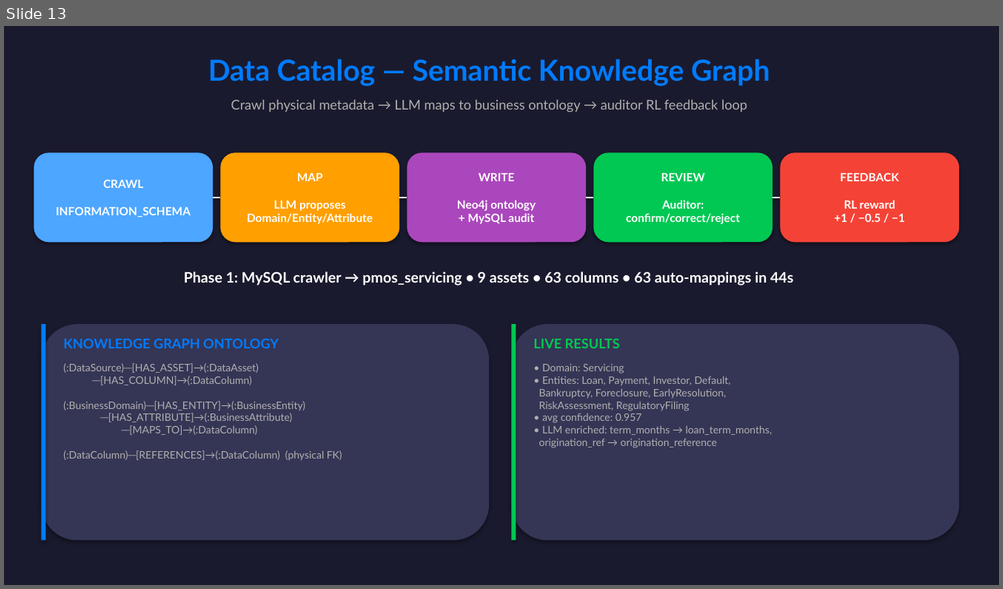
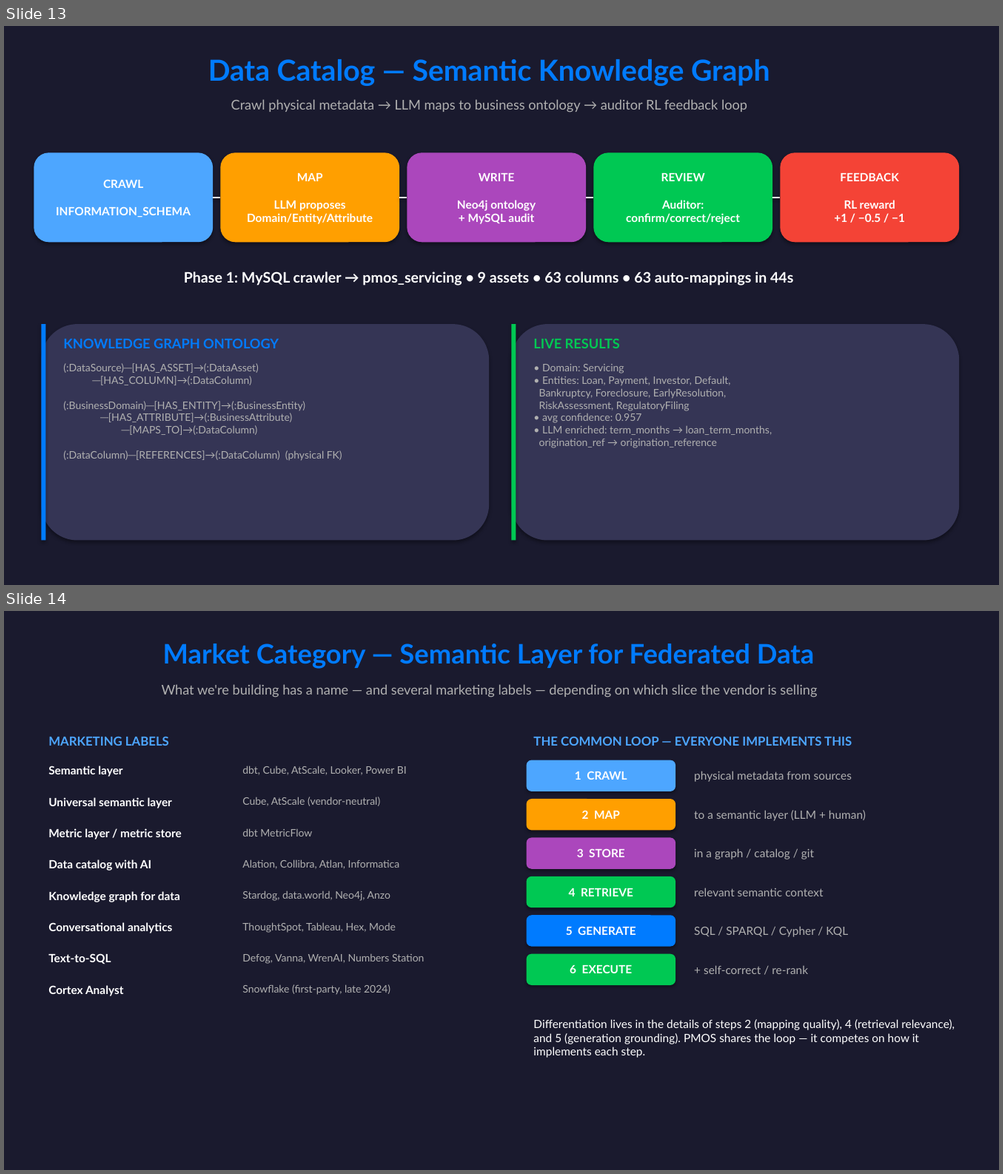
Before and after one commit to kreonakrish/pmos, a slide deck: PMOS_Architecture_Presentation.pptx. Shown one above the other, each under a label of ours: slide 13 before the commit, slides 13 and 14 after it. The pictures are 1003x589 and 1003x1174 pixels, drawn with LibreOffice and Linux fonts; fonts in the diff are those of the drawing. Boxes give left, top, right and bottom in pixels: in the first picture for what was removed or moved away, otherwise in the second. Text is boxed around its words. In the diff, an @@ line names an element or a change of style, - is before the commit and + after.

```diff
--- a/PMOS_Architecture_Presentation.pptx
+++ b/PMOS_Architecture_Presentation.pptx
@@ slide 14 added at (4,611,999,1170), background #1A1A2E @@
@@ text added at (163,644,814,669), 26 pt, text #007BFF, bold @@
+Market Category — Semantic Layer for Federated Data
@@ text added at (162,684,817,698), 13 pt, text #B0B0B0 @@
+What we're building has a name — and several marketing labels — depending on which slice the vendor is selling
@@ text added at (48,736,169,746), 12 pt, text #4DA6FF, bold @@
+MARKETING LABELS
@@ text added at (533,736,851,746), 12 pt, text #4DA6FF, bold @@
+THE COMMON LOOP — EVERYONE IMPLEMENTS THIS
@@ text added at (48,766,122,777), 11 pt, text #FFFFFF, bold @@
+Semantic layer
@@ text added at (242,766,407,775), 10 pt, text #B0B0B0 @@
+dbt, Cube, AtScale, Looker, Power BI
@@ rounded rectangle added at (526,760,675,792), fill #4DA6FF, 11 pt, text #FFFFFF, bold @@
+1 CRAWL
@@ text added at (694,771,851,782), 11 pt, text #B0B0B0 @@
+physical metadata from sources
@@ text added at (48,797,172,809), 11 pt, text #FFFFFF, bold @@
+Universal semantic layer
@@ text added at (242,797,380,806), 10 pt, text #B0B0B0 @@
+Cube, AtScale (vendor-neutral)
@@ rounded rectangle added at (526,799,675,830), fill #FF9F00, 11 pt, text #FFFFFF, bold @@
+2 MAP
@@ text added at (694,810,865,821), 11 pt, text #B0B0B0 @@
+to a semantic layer (LLM + human)
@@ text added at (48,829,182,840), 11 pt, text #FFFFFF, bold @@
+Metric layer / metric store
@@ text added at (242,829,312,837), 10 pt, text #B0B0B0 @@
+dbt MetricFlow
@@ rounded rectangle added at (526,838,675,869), fill #AB47BC, 11 pt, text #FFFFFF, bold @@
+3 STORE
@@ text added at (694,849,814,860), 11 pt, text #B0B0B0 @@
+in a graph / catalog / git
@@ text added at (48,860,151,871), 11 pt, text #FFFFFF, bold @@
+Data catalog with AI
@@ text added at (242,860,400,869), 10 pt, text #B0B0B0 @@
+Alation, Collibra, Atlan, Informatica
@@ rounded rectangle added at (526,877,675,908), fill #00C853, 11 pt, text #FFFFFF, bold @@
+4 RETRIEVE
@@ text added at (48,891,180,903), 11 pt, text #FFFFFF, bold @@
+Knowledge graph for data
@@ text added at (242,891,390,901), 10 pt, text #B0B0B0 @@
+Stardog, data.world, Neo4j, Anzo
@@ text added at (694,888,822,897), 11 pt, text #B0B0B0 @@
+relevant semantic context
@@ rounded rectangle added at (526,915,675,947), fill #007BFF, 11 pt, text #FFFFFF, bold @@
+5 GENERATE
@@ text added at (48,923,172,934), 11 pt, text #FFFFFF, bold @@
+Conversational analytics
@@ text added at (242,923,395,933), 10 pt, text #B0B0B0 @@
+ThoughtSpot, Tableau, Hex, Mode
@@ text added at (694,926,848,937), 11 pt, text #B0B0B0 @@
+SQL / SPARQL / Cypher / KQL
@@ text added at (48,954,111,965), 11 pt, text #FFFFFF, bold @@
+Text-to-SQL
@@ text added at (242,954,424,964), 10 pt, text #B0B0B0 @@
+Defog, Vanna, WrenAI, Numbers Station
@@ rounded rectangle added at (526,954,675,985), fill #00C853, 11 pt, text #FFFFFF, bold @@
+6 EXECUTE
@@ text added at (703,965,808,974), 11 pt, text #B0B0B0 @@
++ self-correct / re-rank
@@ text added at (48,985,124,997), 11 pt, text #FFFFFF, bold @@
+Cortex Analyst
@@ text added at (242,985,390,995), 10 pt, text #B0B0B0 @@
+Snowflake (first-party, late 2024)
@@ text added at (533,1019,954,1058), 11 pt, text #FFFFFF @@
+Differentiation lives in the details of steps 2 (mapping quality), 4 (retrieval relevance), and 5 (generation grounding). PMOS shares the loop — it competes on how it implements each step.
```
Also in this commit, not shown: 1 slide changed, 3 other slides added, 1 other file.
